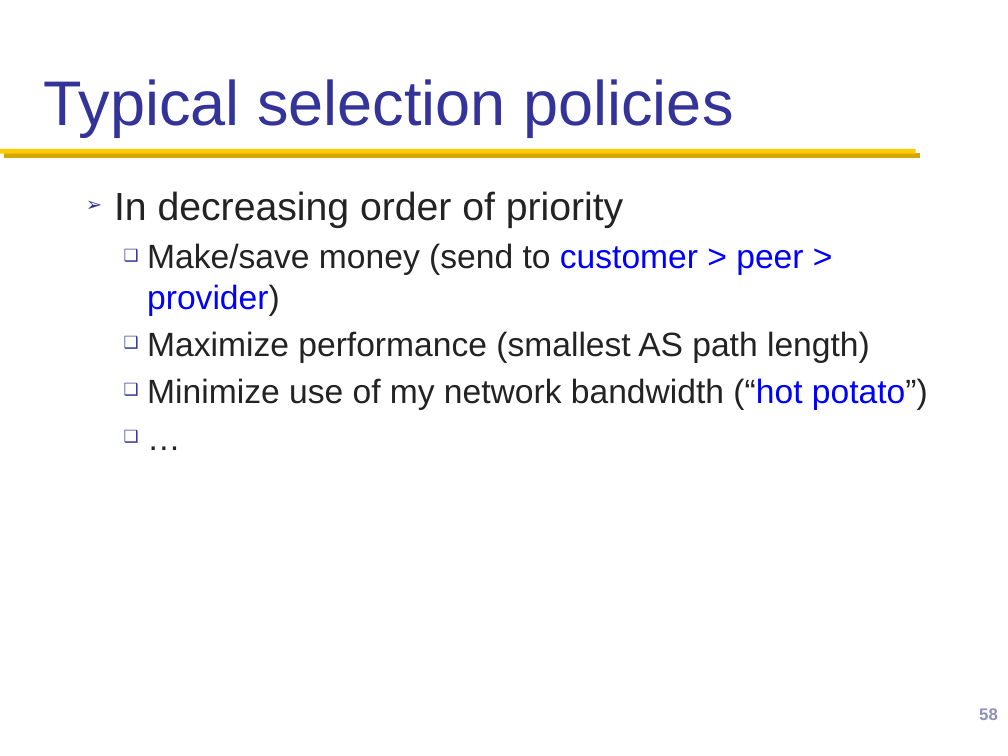
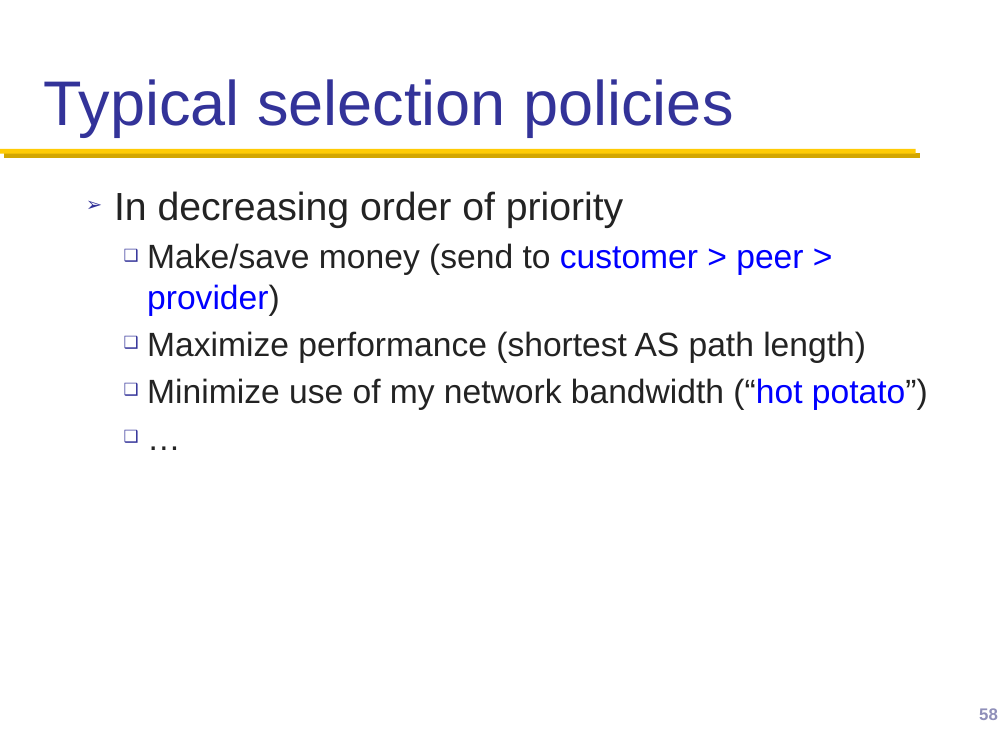
Before and after one commit to henryhxu/CSCI4430-ESTR4120, a slide deck: slide 58 of lectures/lec13.pptx. Drawn at 1008x756 pixels with LibreOffice and Linux fonts; fonts in the diff are those of the drawing; background and template pictures are left out. Boxes give left, top, right and bottom in pixels: in the first picture for what was removed or moved away, otherwise in the second. Text is boxed around its words. In the diff, an @@ line names an element or a change of style, - is before the commit and + after.

```diff
--- a/lectures/lec13.pptx
+++ b/lectures/lec13.pptx
@@ text at (147,331,866,363): text changed @@
-  ❑ Maximize performance (smallest AS path length)
+  ❑ Maximize performance (shortest AS path length)
```
Also in this commit, not shown: 2 other slides changed.
